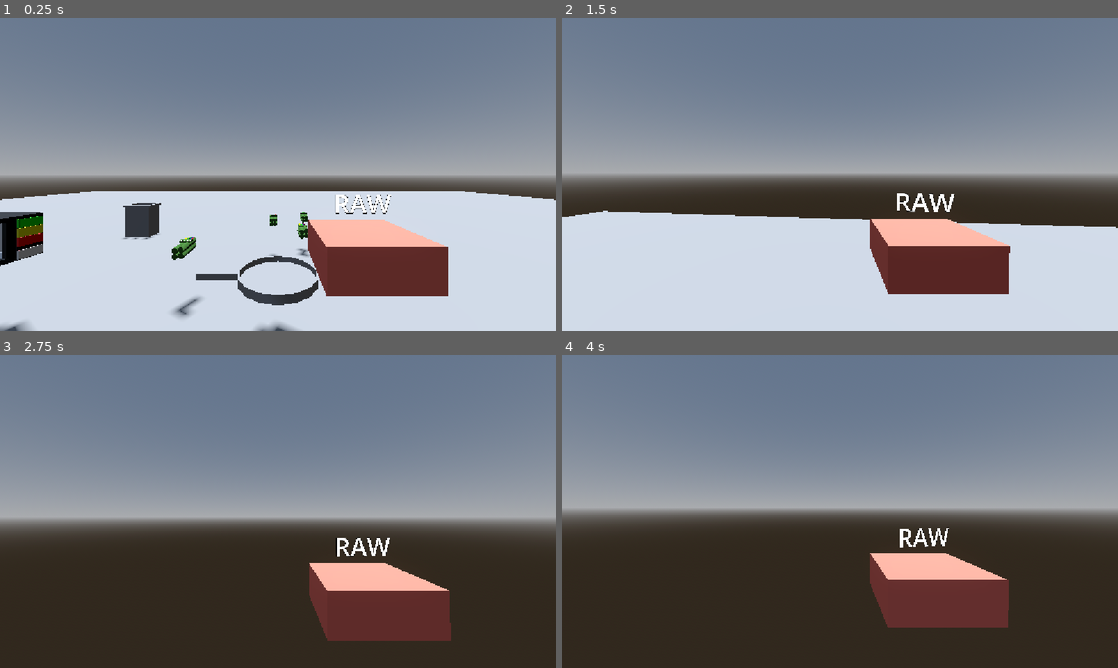
Above: before the commit, frames 1-4 (two rows, left to right).
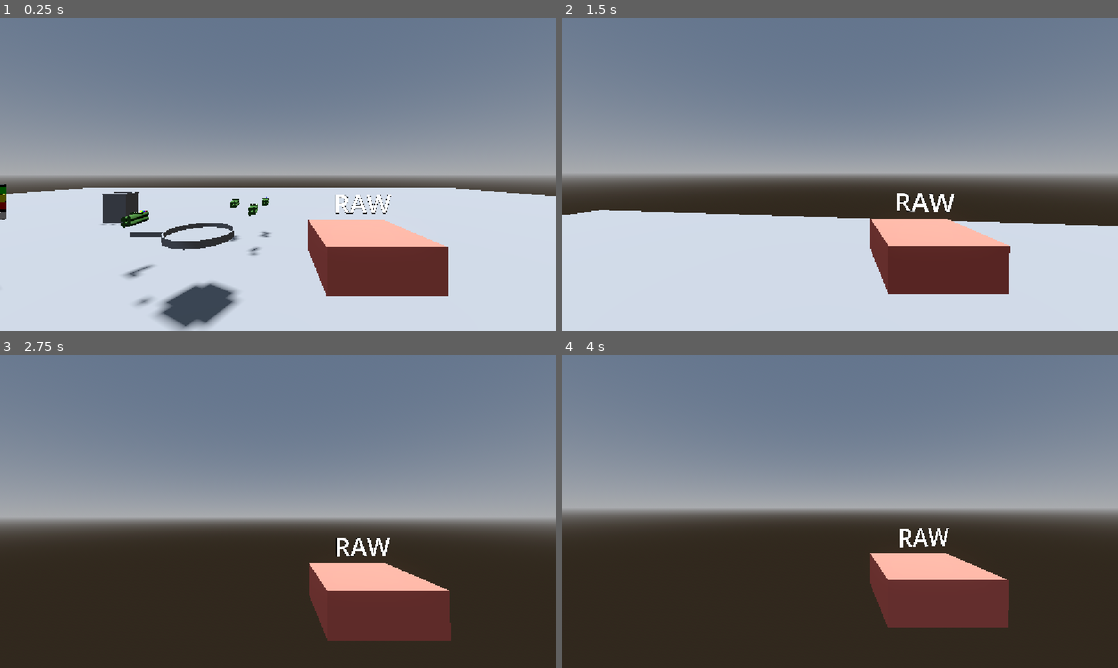
Above: after the commit, the same moments.

Repository: Surresteel/godot_gmtk_jam_july_2026
Game: Godot game, scene res://Testes/QASmoke.tscn
Two runs of this game, one before a commit and one after it. Both use one fixed random seed, a clock stepped at 60 frames per second and the inputs below. This scene is started directly instead of the project's main scene.
Inputs (mouse positions are in pixels of both pictures, inside the frame that each line leads up to):
- Up to frame 1 (0.25 s): no input
- Up to frame 2 (1.5 s): move the mouse to (867, 174) at 0.52 s; press the mouse at (867, 174) at 0.53 s; hold W (forward) from 0.53 s (still down); tap Space (jump) at 0.77 s; move the mouse to (812, 174) at 1.27 s; release the mouse at (812, 174) at 1.28 s; right-click (812, 174) at 1.35 s
- Up to frame 3 (2.75 s): keep holding W (forward); tap Space (jump) at 1.52 s; move the mouse to (289, 505) at 2.02 s; press the mouse at (289, 505) at 2.03 s
- Up to frame 4 (4 s): keep holding W (forward); move the mouse to (834, 517) at 2.77 s; release the mouse at (834, 517) at 2.78 s; right-click (834, 517) at 2.85 s; click (834, 517) at 2.92 s; tap Space (jump) at 3.02, 3.77 s; tap Enter at 3.5 s; move the mouse to (878, 514) at 3.52 s; press the mouse at (878, 514) at 3.53 s

The runs differ from the first frame. In frame 1, 7.3% of the frame differs, in the area x 0-100%, y 53-100%; in frame 2, 0.3%; in frame 3, less than 0.1%; in frame 4, less than 0.1%.

Commit message:
Food Scale

Diff:
--- a/Cooking/FryingPan/frying_pan.gd
+++ b/Cooking/FryingPan/frying_pan.gd
@@ -137,6 +137,8 @@
 	flipping = false
 
 func flip_tween(flip_amount: float) -> void:
+	if current_ingredient == null:
+		return
 	var time: float = 0.9
 
 	var tween = create_tween()
--- a/Cooking/Ingredients/ingredient.gd
+++ b/Cooking/Ingredients/ingredient.gd
@@ -12,6 +12,7 @@
 const COOK_COLOURS: Gradient = preload("uid://88d3j1g3o83w")
 
 signal destroy_me(me)
+var scale_tween: Tween
 
 enum side {TOP, BOTTOM}
 
@@ -36,7 +37,16 @@
 		side_b_cook_level += amount
 
 	cook_level = side_a_cook_level + side_b_cook_level
-	print("Cook Level = ", str(cook_level).pad_decimals(2))
+
+	if cook_level > data.doneness_intervals[data.doneness_intervals.size()-1]:
+		scale_tween = create_tween()
+		scale_tween.tween_property(self, "scale", scale - Vector3.ONE * amount * 0.1 ,0.1)
+		if scale <= Vector3.ZERO:
+			visible = false
+			destroy_me.emit()
+			queue_free()
+
+	#print("Cook Level = ", str(cook_level).pad_decimals(2))
 	if _is_evenly_cooked():
 		_set_doneness()
 	else:
@@ -75,7 +85,7 @@
 		d = side_a_cook_level
 
 	var evenness: float = n/d
-	print(str(n).pad_decimals(2)," : ",str(d).pad_decimals(2), " = ", str(evenness * 100).pad_decimals(2), "%")
+	#print(str(n).pad_decimals(2)," : ",str(d).pad_decimals(2), " = ", str(evenness * 100).pad_decimals(2), "%")
 	if evenness <= 0.6:
 		return false
 	else:
--- a/Testes/QASmoke.tscn
+++ b/Testes/QASmoke.tscn
@@ -37,7 +37,7 @@
 size = Vector3(20, 0.5, 20)
 
 [node name="tempalte character" parent="." unique_id=2009549190 instance=ExtResource("2_pjr2m")]
-transform = Transform3D(1, 0, 0, 0, 1, 0, 0, 0, 1, 0, 0.9748448, 1.0183408)
+transform = Transform3D(1, 0, 0, 0, 1, 0, 0, 0, 1, 0.46, 0.5, 1.201)
 
 [node name="TimeBomb" parent="." unique_id=293750379 instance=ExtResource("3_v22l4")]
 transform = Transform3D(1, 0, 0, 0, 1, 0, 0, 0, 1, 0.22303617, 0.3614239, -0.7873777)
--- a/Testes/template character.gd
+++ b/Testes/template character.gd
@@ -20,7 +20,7 @@
 # Called when the node enters the scene tree for the first time.
 func _ready() -> void:
 	Input.mouse_mode = Input.MOUSE_MODE_CAPTURED
-
+	$MeshInstance3D.visible = false
 	hand = $HandPivot/Ingredient #delete this
 
 func _physics_process(delta: float) -> void:
--- a/Testes/template_character.tscn
+++ b/Testes/template_character.tscn
@@ -32,7 +32,6 @@
 shape = SubResource("CapsuleShape3D_f7fki")
 
 [node name="MeshInstance3D" type="MeshInstance3D" parent="." unique_id=1218905569]
-visible = false
 mesh = SubResource("CapsuleMesh_f7fki")
 
 [node name="Camera3D" type="Camera3D" parent="." unique_id=1029608773]
